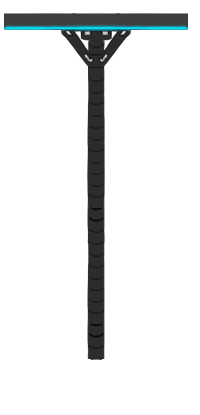
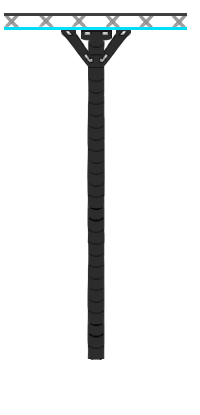
Two versions of the same layered image (w=200, h=415). Layer-by-layer changes:
renamed "Calque 8" to "Armature gauche", painted on it over <box>61,30,89,40</box>
renamed "Calque 7" to "Armature droite", painted on it over <box>76,27,131,40</box>
renamed "Calque 5" to "Pillier", painted on it over <box>72,13,120,40</box>
renamed "Calque 9" to "Plateforme gauche", moved it above "Plateforme droite", painted on it over <box>3,12,89,32</box>
renamed "Calque 6" to "Plateforme droite", moved it below "Plateforme gauche", painted on it over <box>104,11,189,32</box>
